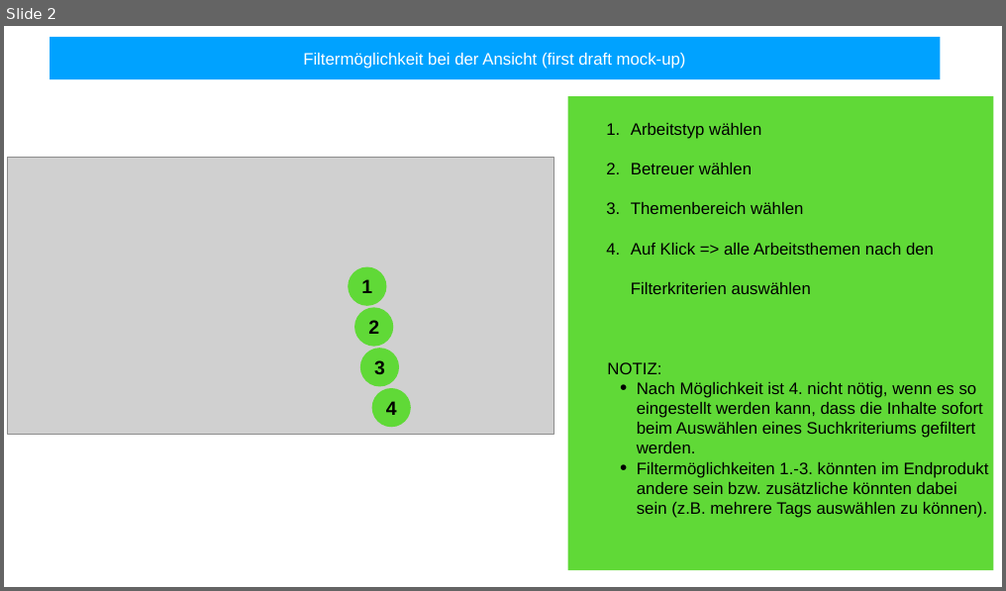
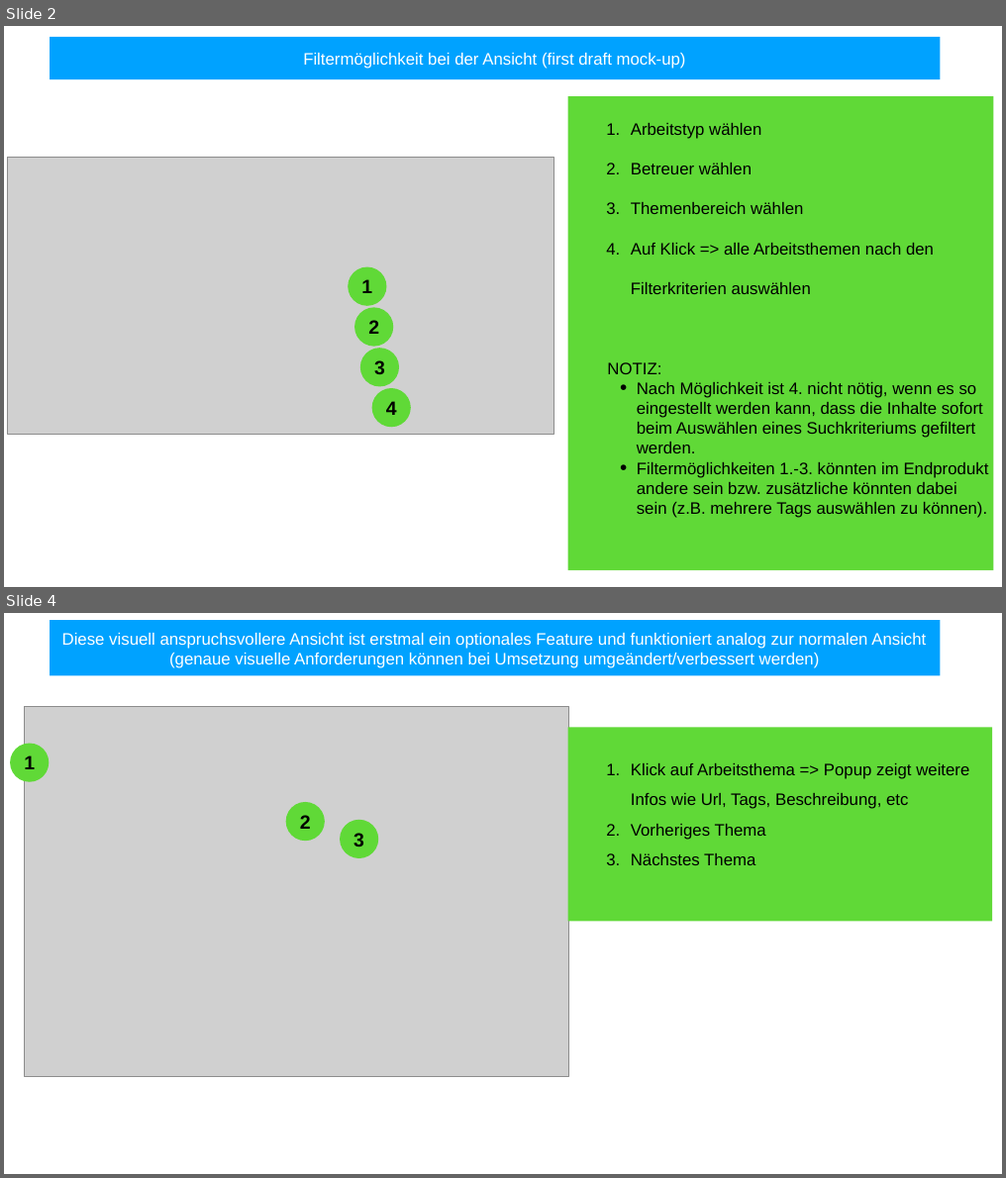
Before and after one commit to annenotarobot/WebTech-Assignemnt-3, a slide deck: documentation/Funktionalitäten.pptx. Shown one above the other, each under a label of ours: slide 2 before the commit, slides 2 and 4 after it; the slides between them are not shown. The pictures are 1006x591 and 1006x1178 pixels, drawn with LibreOffice and Linux fonts; fonts in the diff are those of the drawing; grey boxes stand for pictures. Boxes give left, top, right and bottom in pixels: in the first picture for what was removed or moved away, otherwise in the second. Text is boxed around its words. In the diff, an @@ line names an element or a change of style, - is before the commit and + after.

```diff
--- a/documentation/Funktionalitäten.pptx
+++ b/documentation/Funktionalitäten.pptx
@@ slide 4 added at (x1=4, y1=613, x2=1002, y2=1174), background #FFFFFF @@
@@ rectangle added at (x1=50, y1=620, x2=940, y2=675), fill #00A2FF, 32 pt, text #FFFFFF @@
+Diese visuell anspruchsvollere Ansicht ist erstmal ein optionales Feature und funktioniert analog zur normalen Ansicht (genaue visuelle Anforderungen können bei Umsetzung umgeändert/verbessert werden)
@@ picture added at (x1=25, y1=706, x2=568, y2=1076) @@
@@ rectangle added at (x1=568, y1=727, x2=992, y2=921), fill #60D937, 32 pt, text #000000 @@
+  1. Klick auf Arbeitsthema => Popup zeigt weitere Infos wie Url, Tags, Beschreibung, etc
+  2. Vorheriges Thema
+  3. Nächstes Thema
@@ ellipse added at (x1=10, y1=744, x2=49, y2=782), fill #60D937, 37 pt, text #000000, bold @@
+1
@@ ellipse added at (x1=286, y1=802, x2=325, y2=841), fill #60D937, 37 pt, text #000000, bold @@
+2
@@ ellipse added at (x1=340, y1=820, x2=378, y2=859), fill #60D937, 37 pt, text #000000, bold @@
+3
```
Also in this commit, not shown: 1 slide changed, 5 other files.
